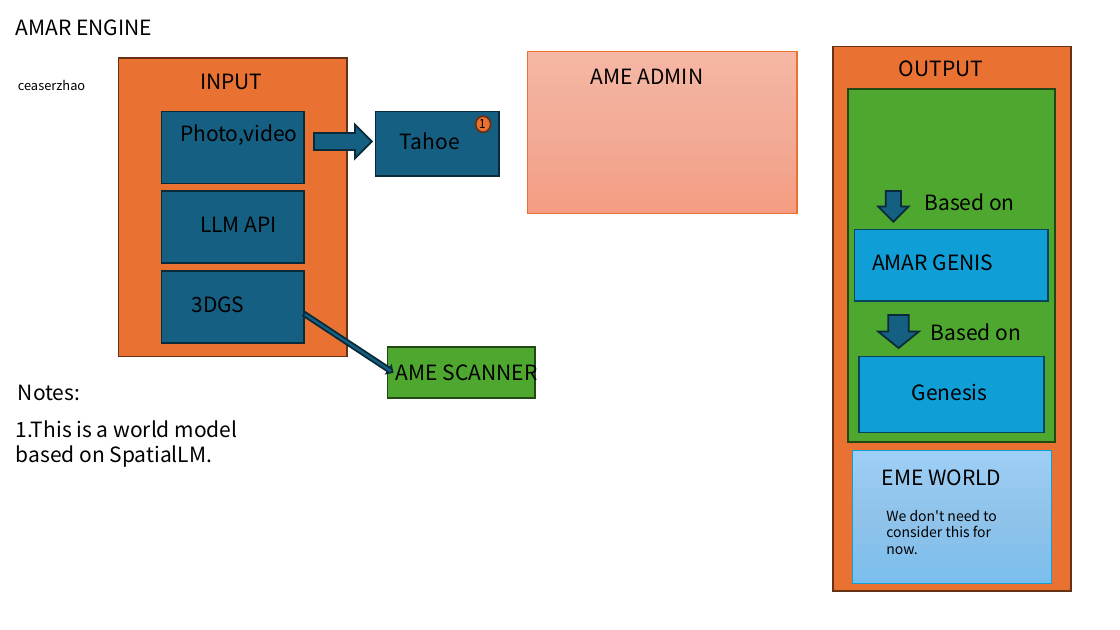
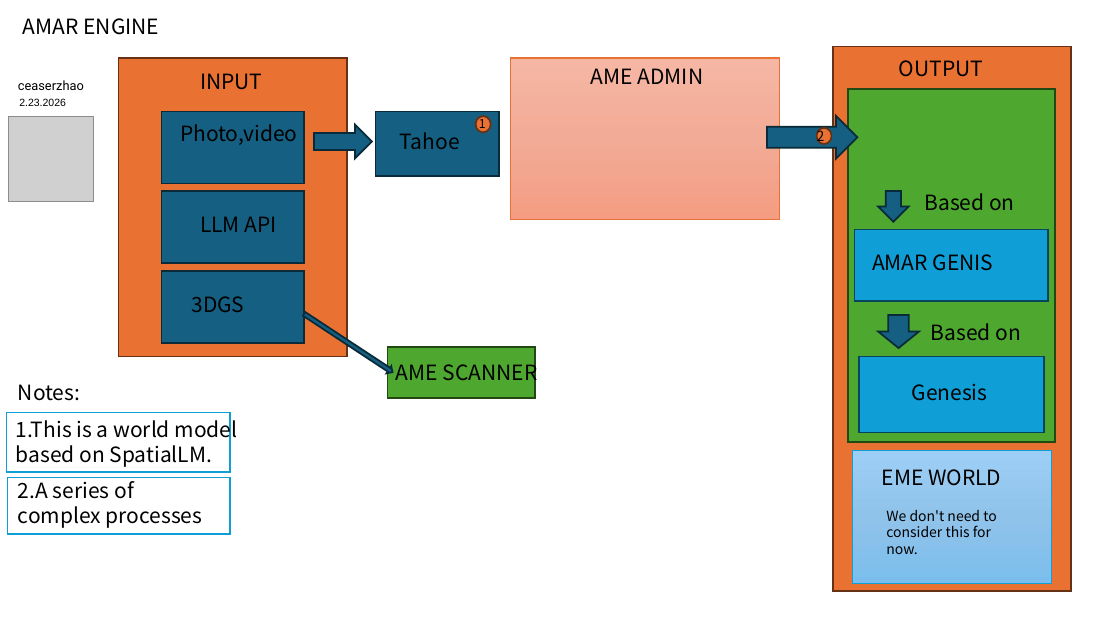
Before and after one commit to Oasis-Company/AMAR-Engine, a slide deck: slide 1 of docs/overview.pptx. Drawn at 1120x630 pixels with LibreOffice and Linux fonts; fonts in the diff are those of the drawing; grey boxes stand for pictures. Boxes give left, top, right and bottom in pixels: in the first picture for what was removed or moved away, otherwise in the second. Text is boxed around its words. In the diff, an @@ line names an element or a change of style, - is before the commit and + after.

```diff
--- a/docs/overview.pptx
+++ b/docs/overview.pptx
@@ text "AMAR ENGINE": place and size @@
-text "AMAR ENGINE" at [16,19,152,36]
+text "AMAR ENGINE" at [23,18,160,35]
@@ text "AMAR ENGINE" at [23,18,160,35]: font Noto Sans CJK SC to Noto Sans CJK JP @@
@@ rectangle: place and size @@
-rectangle at [528,51,797,213]
+rectangle at [510,58,780,220]
@@ text "ceaserzhao" at [18,80,84,90]: font Noto Sans CJK SC to Roboto @@
@@ picture added at [8,117,94,202] @@
@@ text added at [19,98,66,106], 9 pt, text #000000 @@
+2.23.2026
@@ right arrow added at [767,116,858,158], fill #156082, outline #092A39 1.5 pt @@
@@ ellipse added at [817,128,832,144], fill #E97132, outline #663216 1.5 pt @@
@@ text added at [817,127,825,145], 12 pt, text #000000 @@
+2
@@ rectangle added at [7,413,230,472], fill #FFFFFF, outline #0F9ED5 1.5 pt @@
@@ rectangle added at [8,477,230,534], fill #FFFFFF, outline #0F9ED5 1.5 pt @@
@@ text added at [18,477,203,528], 18 pt, text #000000 @@
+2.A series of complex processes
```
